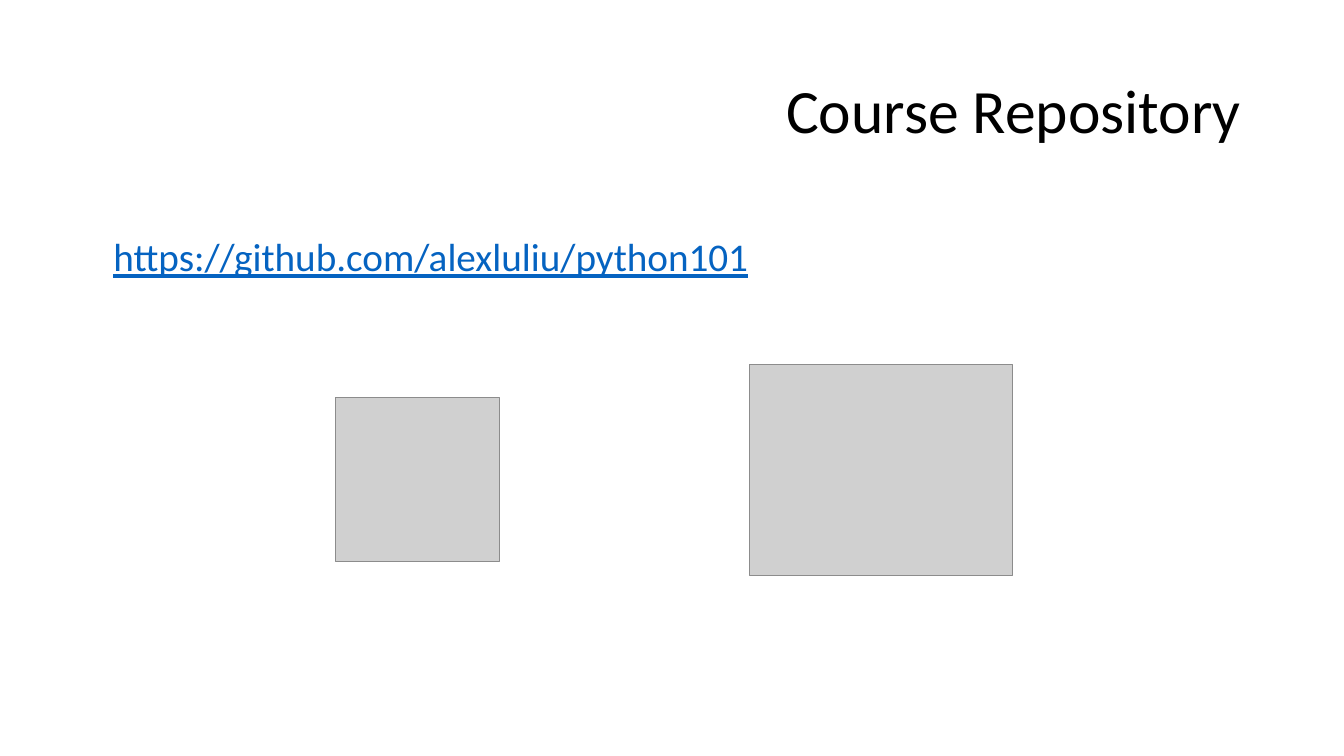
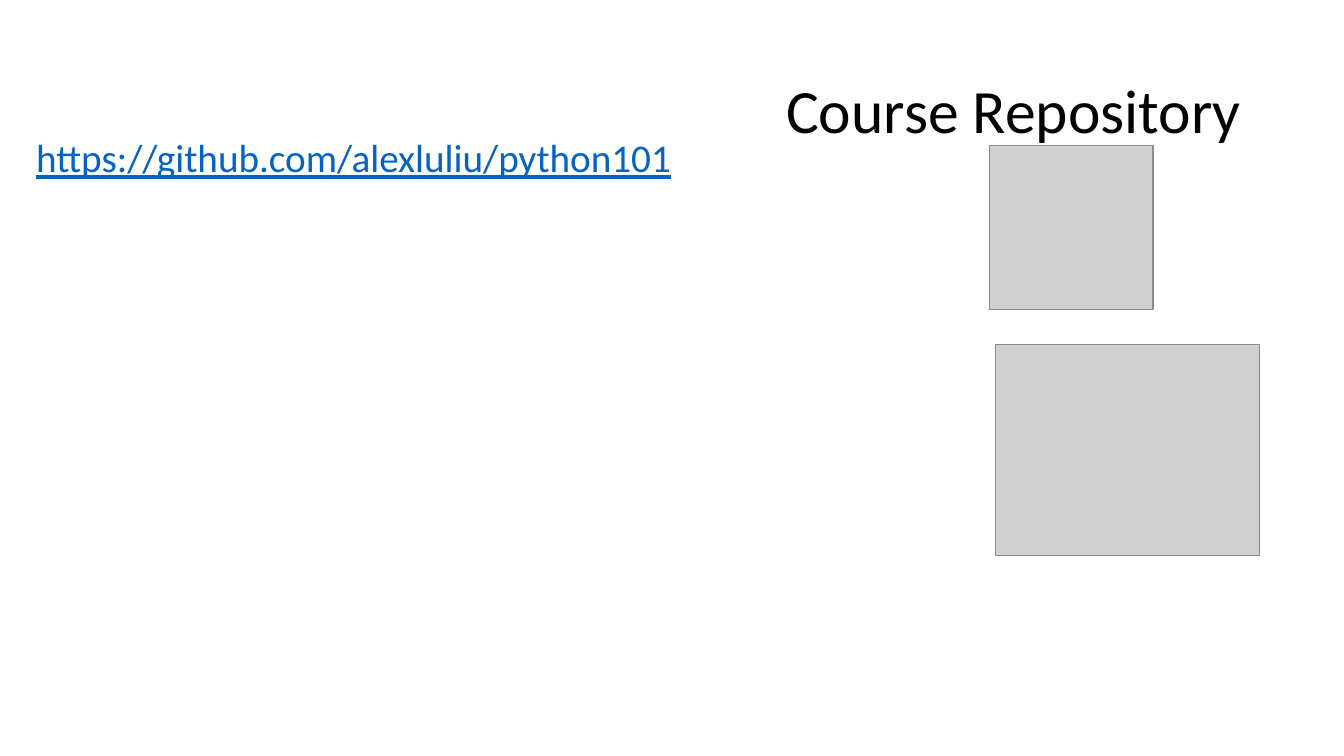
Before and after one commit to alexluliu/python101, a slide deck: slide 11 of 1/class 1.pptx. Drawn at 1344x756 pixels with LibreOffice and Linux fonts; fonts in the diff are those of the drawing; grey boxes stand for pictures; background and template pictures are left out. Boxes give left, top, right and bottom in pixels: in the first picture for what was removed or moved away, otherwise in the second. Text is boxed around its words. In the diff, an @@ line names an element or a change of style, - is before the commit and + after.

Commit message:
python101 v1.02

```diff
--- a/1/class 1.pptx
+++ b/1/class 1.pptx
@@ text "https://github.com/alexluliu/python101" moved from (x1=113, y1=243, x2=748, y2=278) to (x1=36, y1=144, x2=671, y2=179) @@
@@ picture moved from (x1=336, y1=397, x2=500, y2=562) to (x1=989, y1=146, x2=1153, y2=311) @@
@@ picture moved from (x1=749, y1=365, x2=1012, y2=576) to (x1=996, y1=345, x2=1259, y2=556) @@
```
Also in this commit, not shown: 1 other slide changed, 2 other files.
